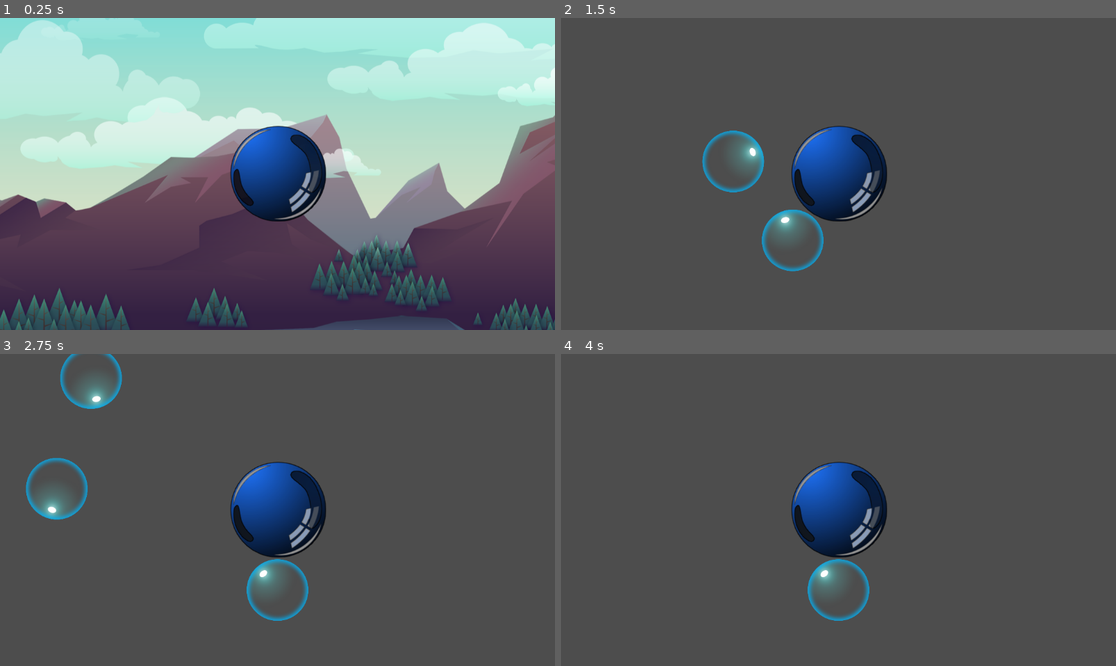
Above: before the commit, frames 1-4 (two rows, left to right).
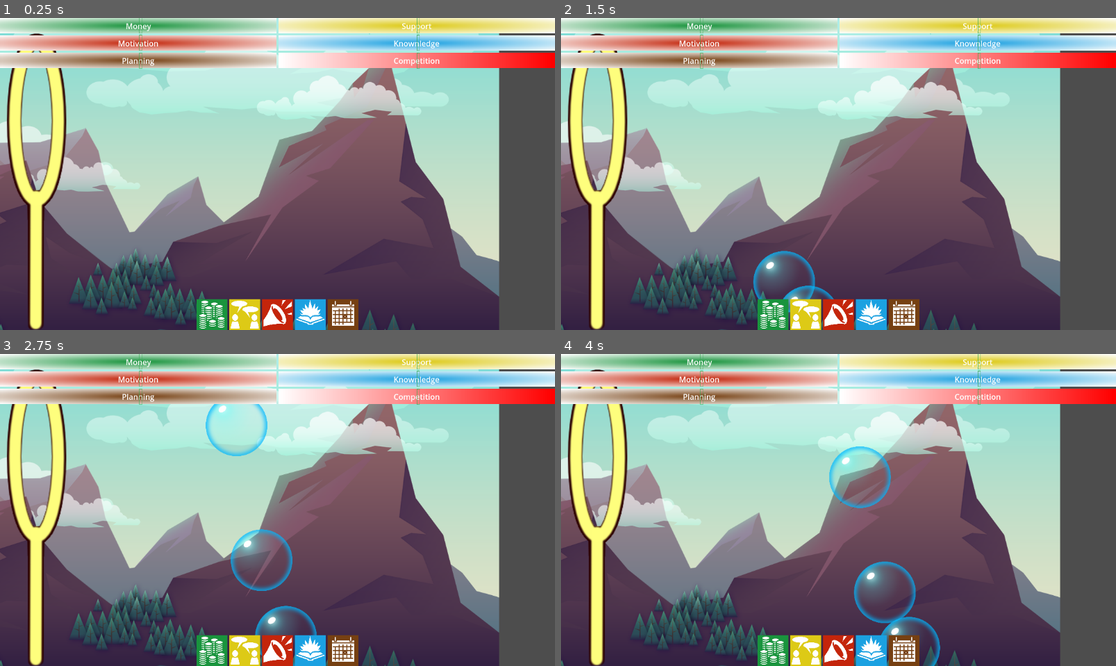
Above: after the commit, the same moments.

Repository: eextreme/GameJam2025Bubbles
Game: Godot game, scene res://GameScene.tscn
Two runs of this game, one before a commit and one after it. Both use one fixed random seed, a clock stepped at 60 frames per second and the inputs below.
Inputs (mouse positions are in pixels of both pictures, inside the frame that each line leads up to):
- Up to frame 1 (0.25 s): no input
- Up to frame 2 (1.5 s): click (771, 314) at 0.52 s; click (805, 314) at 1.27 s
- Up to frame 3 (2.75 s): click (277, 650) at 2.02 s
- Up to frame 4 (4 s): click (871, 650) at 2.77 s; click (905, 650) at 3.52 s

The runs differ from the first frame. In frame 1, 69% of the frame differs, in the area x 0-100%, y 0-100%; in frame 2, 84%; in frame 3, 84%; in frame 4, 85%.
Error before the commit: Parse Error: Could not parse global class "PlayerBubble" from "res://player_bubble.gd". (res://selection_bubble.gd:29)

Commit message:
UI mostly done

Diff:
--- a/GameScene.tscn
+++ b/GameScene.tscn
@@ -1,20 +1,89 @@
-[gd_scene load_steps=6 format=3 uid="uid://djk66ke8w80s8"]
+[gd_scene load_steps=25 format=3 uid="uid://djk66ke8w80s8"]
 
 [ext_resource type="Script" path="res://game_scene.gd" id="1_y4wdy"]
 [ext_resource type="Script" path="res://player_bubble.gd" id="2_404le"]
 [ext_resource type="Texture2D" uid="uid://bsmwwf3i3rs1h" path="res://Art/vecteezy_soap-bubble_36642946.png" id="2_j58jx"]
 [ext_resource type="Texture2D" uid="uid://dn3jwk1pqa1gr" path="res://Art/BG/game_background_1/game_background_1.png" id="4_qk76v"]
+[ext_resource type="Texture2D" uid="uid://cvdnrvw634my4" path="res://Art/Props/bubbleHolder.png" id="5_34ran"]
+[ext_resource type="Texture2D" uid="uid://dpk1mv7q28dpp" path="res://Art/PowerUps/coins.png" id="6_kxd8r"]
+[ext_resource type="Texture2D" uid="uid://bno0qc4rw58m6" path="res://Art/PowerUps/discussion.png" id="7_m2g10"]
+[ext_resource type="Texture2D" uid="uid://cql62jnyys6ky" path="res://Art/PowerUps/bugle-call.png" id="8_8g0an"]
+[ext_resource type="Texture2D" uid="uid://dawgjtdj3vjpm" path="res://Art/PowerUps/enlightenment.png" id="9_mfq08"]
+[ext_resource type="Texture2D" uid="uid://cl7g6dvmrbg0" path="res://Art/PowerUps/calendar.png" id="10_168o0"]
+[ext_resource type="Texture2D" uid="uid://10leo4cdjt8b" path="res://Art/Props/tracker.png" id="11_vgk38"]
 
 [sub_resource type="CircleShape2D" id="CircleShape2D_bdg2g"]
 radius = 103.947
 
-[node name="Node2D" type="Node2D"]
+[sub_resource type="Gradient" id="Gradient_e5lmd"]
+colors = PackedColorArray(0.0980392, 0.580392, 0.239216, 1, 1, 1, 1, 1)
+
+[sub_resource type="GradientTexture2D" id="GradientTexture2D_k35hu"]
+gradient = SubResource("Gradient_e5lmd")
+width = 320
+height = 32
+fill = 1
+fill_from = Vector2(0.5, 0.5)
+
+[sub_resource type="Gradient" id="Gradient_uufo2"]
+colors = PackedColorArray(0.866667, 0.792157, 0.0862745, 1, 1, 1, 1, 1)
+
+[sub_resource type="GradientTexture2D" id="GradientTexture2D_4iwsd"]
+gradient = SubResource("Gradient_uufo2")
+width = 320
+height = 32
+fill = 1
+fill_from = Vector2(0.5, 0.5)
+
+[sub_resource type="Gradient" id="Gradient_f7uiq"]
+colors = PackedColorArray(0.768627, 0.145098, 0.0431373, 1, 1, 1, 1, 1)
+
+[sub_resource type="GradientTexture2D" id="GradientTexture2D_m4xx1"]
+gradient = SubResource("Gradient_f7uiq")
+height = 32
+fill = 1
+fill_from = Vector2(0.5, 0.5)
+
+[sub_resource type="Gradient" id="Gradient_oi6se"]
+colors = PackedColorArray(0.105882, 0.631373, 0.882353, 1, 1, 1, 1, 1)
+
+[sub_resource type="GradientTexture2D" id="GradientTexture2D_kyllo"]
+gradient = SubResource("Gradient_oi6se")
+height = 32
+fill = 1
+fill_from = Vector2(0.5, 0.5)
+
+[sub_resource type="Gradient" id="Gradient_87r1e"]
+colors = PackedColorArray(0.462745, 0.25098, 0.0705882, 1, 1, 1, 1, 1)
+
+[sub_resource type="GradientTexture2D" id="GradientTexture2D_rtap0"]
+gradient = SubResource("Gradient_87r1e")
+height = 32
+fill = 1
+fill_from = Vector2(0.5, 0.5)
+
+[sub_resource type="Gradient" id="Gradient_lwrb5"]
+colors = PackedColorArray(1, 1, 1, 1, 1, 0, 0, 1)
+
+[sub_resource type="GradientTexture2D" id="GradientTexture2D_8es61"]
+gradient = SubResource("Gradient_lwrb5")
+height = 32
+
+[node name="Node2D" type="Node2D" node_paths=PackedStringArray("moneyMag", "supportMag", "motivationMag", "knowledgeMag", "planningMag", "competitionMag")]
 script = ExtResource("1_y4wdy")
-
-[node name="PlayerBody" type="RigidBody2D" parent="." groups=["target"]]
+moneyMag = NodePath("CanvasLayer/MarginContainer/NinePatchRect/GridContainer/Money/MoneyTrack")
+supportMag = NodePath("CanvasLayer/MarginContainer/NinePatchRect/GridContainer/PublicSupport/SupportTrack")
+motivationMag = NodePath("CanvasLayer/MarginContainer/NinePatchRect/GridContainer/Motivation/MotivationTrack")
+knowledgeMag = NodePath("CanvasLayer/MarginContainer/NinePatchRect/GridContainer/Knowledge/KnowledgeTrack")
+planningMag = NodePath("CanvasLayer/MarginContainer/NinePatchRect/GridContainer/Organization/PlanningTrack")
+competitionMag = NodePath("CanvasLayer/MarginContainer/NinePatchRect/GridContainer/Competition/CompetitionTrack")
+
+[node name="PlayerBody" type="RigidBody2D" parent="." node_paths=PackedStringArray("camera") groups=["target"]]
+visible = false
 contact_monitor = true
 max_contacts_reported = 3
 script = ExtResource("2_404le")
+camera = NodePath("Camera2D")
 
 [node name="Sprite2D" type="Sprite2D" parent="PlayerBody"]
 texture = ExtResource("2_j58jx")
@@ -23,6 +92,7 @@
 shape = SubResource("CircleShape2D_bdg2g")
 
 [node name="Camera2D" type="Camera2D" parent="PlayerBody"]
+offset = Vector2(500, 0)
 
 [node name="ParallaxBackground" type="ParallaxBackground" parent="."]
 
@@ -31,3 +101,271 @@
 
 [node name="Sprite2D" type="Sprite2D" parent="ParallaxBackground/ParallaxLayer"]
 texture = ExtResource("4_qk76v")
+
+[node name="blower" type="Sprite2D" parent="."]
+scale = Vector2(1.5, 1.5)
+texture = ExtResource("5_34ran")
+
+[node name="CanvasLayer" type="CanvasLayer" parent="."]
+
+[node name="MarginContainer" type="MarginContainer" parent="CanvasLayer"]
+anchors_preset = 15
+anchor_right = 1.0
+anchor_bottom = 1.0
+grow_horizontal = 2
+grow_vertical = 2
+
+[node name="NinePatchRect" type="NinePatchRect" parent="CanvasLayer/MarginContainer"]
+layout_mode = 2
+
+[node name="GridContainer" type="GridContainer" parent="CanvasLayer/MarginContainer/NinePatchRect"]
+custom_minimum_size = Vector2(0, 200)
+layout_mode = 1
+anchors_preset = 10
+anchor_right = 1.0
+offset_bottom = 104.0
+grow_horizontal = 2
+columns = 2
+
+[node name="Money" type="TextureRect" parent="CanvasLayer/MarginContainer/NinePatchRect/GridContainer"]
+layout_mode = 2
+size_flags_horizontal = 3
+texture = SubResource("GradientTexture2D_k35hu")
+
+[node name="Label" type="Label" parent="CanvasLayer/MarginContainer/NinePatchRect/GridContainer/Money"]
+layout_mode = 1
+anchors_preset = 8
+anchor_left = 0.5
+anchor_top = 0.5
+anchor_right = 0.5
+anchor_bottom = 0.5
+offset_left = -20.0
+offset_top = -11.5
+offset_right = 20.0
+offset_bottom = 11.5
+grow_horizontal = 2
+grow_vertical = 2
+text = "Money"
+horizontal_alignment = 1
+
+[node name="MoneyTrack" type="TextureRect" parent="CanvasLayer/MarginContainer/NinePatchRect/GridContainer/Money"]
+layout_mode = 1
+anchors_preset = -1
+offset_left = 288.0
+offset_top = -2.0
+offset_right = 358.0
+offset_bottom = 33.0
+texture = ExtResource("11_vgk38")
+expand_mode = 1
+stretch_mode = 4
+
+[node name="PublicSupport" type="TextureRect" parent="CanvasLayer/MarginContainer/NinePatchRect/GridContainer"]
+layout_mode = 2
+size_flags_horizontal = 3
+texture = SubResource("GradientTexture2D_4iwsd")
+
+[node name="Label" type="Label" parent="CanvasLayer/MarginContainer/NinePatchRect/GridContainer/PublicSupport"]
+layout_mode = 1
+anchors_preset = 8
+anchor_left = 0.5
+anchor_top = 0.5
+anchor_right = 0.5
+anchor_bottom = 0.5
+offset_left = -20.0
+offset_top = -11.5
+offset_right = 20.0
+offset_bottom = 11.5
+grow_horizontal = 2
+grow_vertical = 2
+text = "Support"
+horizontal_alignment = 1
+
+[node name="SupportTrack" type="TextureRect" parent="CanvasLayer/MarginContainer/NinePatchRect/GridContainer/PublicSupport"]
+layout_mode = 1
+anchors_preset = -1
+offset_left = 286.0
+offset_top = -2.0
+offset_right = 1150.0
+offset_bottom = 33.0
+texture = ExtResource("11_vgk38")
+expand_mode = 1
+stretch_mode = 4
+
+[node name="Motivation" type="TextureRect" parent="CanvasLayer/MarginContainer/NinePatchRect/GridContainer"]
+layout_mode = 2
+texture = SubResource("GradientTexture2D_m4xx1")
+
+[node name="Label" type="Label" parent="CanvasLayer/MarginContainer/NinePatchRect/GridContainer/Motivation"]
+layout_mode = 1
+anchors_preset = 8
+anchor_left = 0.5
+anchor_top = 0.5
+anchor_right = 0.5
+anchor_bottom = 0.5
+offset_left = -42.0
+offset_top = -11.5
+offset_right = 42.0
+offset_bottom = 11.5
+grow_horizontal = 2
+grow_vertical = 2
+text = "Motivation"
+horizontal_alignment = 1
+
+[node name="MotivationTrack" type="TextureRect" parent="CanvasLayer/MarginContainer/NinePatchRect/GridContainer/Motivation"]
+layout_mode = 1
+anchors_preset = -1
+offset_left = 288.0
+offset_top = -2.0
+offset_right = 358.0
+offset_bottom = 33.0
+texture = ExtResource("11_vgk38")
+expand_mode = 1
+stretch_mode = 4
+
+[node name="Knowledge" type="TextureRect" parent="CanvasLayer/MarginContainer/NinePatchRect/GridContainer"]
+layout_mode = 2
+texture = SubResource("GradientTexture2D_kyllo")
+
+[node name="Label" type="Label" parent="CanvasLayer/MarginContainer/NinePatchRect/GridContainer/Knowledge"]
+layout_mode = 1
+anchors_preset = 8
+anchor_left = 0.5
+anchor_top = 0.5
+anchor_right = 0.5
+anchor_bottom = 0.5
+offset_left = -48.0
+offset_top = -11.5
+offset_right = 48.0
+offset_bottom = 11.5
+grow_horizontal = 2
+grow_vertical = 2
+text = "Knownledge"
+horizontal_alignment = 1
+
+[node name="KnowledgeTrack" type="TextureRect" parent="CanvasLayer/MarginContainer/NinePatchRect/GridContainer/Knowledge"]
+layout_mode = 1
+anchors_preset = -1
+offset_left = 286.0
+offset_top = -2.0
+offset_right = 356.0
+offset_bottom = 33.0
+texture = ExtResource("11_vgk38")
+expand_mode = 1
+stretch_mode = 4
+
+[node name="Organization" type="TextureRect" parent="CanvasLayer/MarginContainer/NinePatchRect/GridContainer"]
+layout_mode = 2
+texture = SubResource("GradientTexture2D_rtap0")
+
+[node name="Label" type="Label" parent="CanvasLayer/MarginContainer/NinePatchRect/GridContainer/Organization"]
+layout_mode = 1
+anchors_preset = 8
+anchor_left = 0.5
+anchor_top = 0.5
+anchor_right = 0.5
+anchor_bottom = 0.5
+offset_left = -34.0
+offset_top = -11.5
+offset_right = 34.0
+offset_bottom = 11.5
+grow_horizontal = 2
+grow_vertical = 2
+text = "Planning"
+horizontal_alignment = 1
+
+[node name="PlanningTrack" type="TextureRect" parent="CanvasLayer/MarginContainer/NinePatchRect/GridContainer/Organization"]
+layout_mode = 1
+anchors_preset = -1
+offset_left = 288.0
+offset_top = -1.0
+offset_right = 358.0
+offset_bottom = 34.0
+texture = ExtResource("11_vgk38")
+expand_mode = 1
+stretch_mode = 4
+
+[node name="Competition" type="TextureRect" parent="CanvasLayer/MarginContainer/NinePatchRect/GridContainer"]
+layout_mode = 2
+texture = SubResource("GradientTexture2D_8es61")
+
+[node name="Label" type="Label" parent="CanvasLayer/MarginContainer/NinePatchRect/GridContainer/Competition"]
+layout_mode = 1
+anchors_preset = 8
+anchor_left = 0.5
+anchor_top = 0.5
+anchor_right = 0.5
+anchor_bottom = 0.5
+offset_left = -48.0
+offset_top = -11.5
+offset_right = 48.0
+offset_bottom = 11.5
+grow_horizontal = 2
+grow_vertical = 2
+text = "Competition"
+horizontal_alignment = 1
+
+[node name="CompetitionTrack" type="TextureRect" parent="CanvasLayer/MarginContainer/NinePatchRect/GridContainer/Competition"]
+layout_mode = 1
+anchors_preset = -1
+offset_left = 286.0
+offset_top = -1.0
+offset_right = 356.0
+offset_bottom = 34.0
+texture = ExtResource("11_vgk38")
+expand_mode = 1
+stretch_mode = 4
+
+[node name="HBoxContainer" type="HBoxContainer" parent="CanvasLayer/MarginContainer/NinePatchRect"]
+layout_mode = 1
+anchors_preset = 12
+anchor_top = 1.0
+anchor_right = 1.0
+anchor_bottom = 1.0
+offset_left = -712.0
+offset_top = -512.0
+offset_right = 712.0
+grow_horizontal = 2
+grow_vertical = 0
+size_flags_horizontal = 4
+size_flags_vertical = 8
+alignment = 1
+
+[node name="Cash" type="TextureButton" parent="CanvasLayer/MarginContainer/NinePatchRect/HBoxContainer"]
+custom_minimum_size = Vector2(64, 64)
+layout_mode = 2
+size_flags_vertical = 8
+texture_normal = ExtResource("6_kxd8r")
+ignore_texture_size = true
+stretch_mode = 4
+
+[node name="PublicSupport" type="TextureButton" parent="CanvasLayer/MarginContainer/NinePatchRect/HBoxContainer"]
+custom_minimum_size = Vector2(64, 64)
+layout_mode = 2
+size_flags_vertical = 8
+texture_normal = ExtResource("7_m2g10")
+ignore_texture_size = true
+stretch_mode = 4
+
+[node name="Motivation" type="TextureButton" parent="CanvasLayer/MarginContainer/NinePatchRect/HBoxContainer"]
+custom_minimum_size = Vector2(64, 64)
+layout_mode = 2
+size_flags_vertical = 8
+texture_normal = ExtResource("8_8g0an")
+ignore_texture_size = true
+stretch_mode = 4
+
+[node name="Knowledge" type="TextureButton" parent="CanvasLayer/MarginContainer/NinePatchRect/HBoxContainer"]
+custom_minimum_size = Vector2(64, 64)
+layout_mode = 2
+size_flags_vertical = 8
+texture_normal = ExtResource("9_mfq08")
+ignore_texture_size = true
+stretch_mode = 4
+
+[node name="Organization" type="TextureButton" parent="CanvasLayer/MarginContainer/NinePatchRect/HBoxContainer"]
+custom_minimum_size = Vector2(64, 64)
+layout_mode = 2
+size_flags_vertical = 8
+texture_normal = ExtResource("10_168o0")
+ignore_texture_size = true
+stretch_mode = 4
--- a/game_scene.gd
+++ b/game_scene.gd
@@ -1,6 +1,11 @@
 extends Node2D
-@export var spawners : Node2D
 @onready var bubble = preload("res://selection_bubble.tscn")
+@export var moneyMag : TextureRect
+@export var supportMag : TextureRect
+@export var motivationMag : TextureRect
+@export var knowledgeMag : TextureRect
+@export var planningMag : TextureRect
+@export var competitionMag : TextureRect
 
 # Called when the node enters the scene tree for the first time.
 func _ready() -> void:
--- a/player_bubble.gd
+++ b/player_bubble.gd
@@ -2,16 +2,54 @@
 class_name PlayerBubble
 @onready var support_force : Vector2 = Vector2.ZERO
 
+var volume: float
+var surfaceArea: float
+var surfaceTension: float
+var upForce : Vector2
+var downForce : Vector2
+@export var camera : Camera2D
+
+enum states {
+	LAUNCH,
+	FLYING,
+	POP,
+	GOAL,
+}
+
+var cur_state = states.LAUNCH
 # Called when the node enters the scene tree for the first time.
 func _ready() -> void:
 	mass = 4/3 * PI * 10 * 3.8*pow(10,-4)
 
 	pass # Replace with function body.
-
 # Called every frame. 'delta' is the elapsed time since the previous frame.
 func _physics_process(delta: float) -> void:
-	var downForce = mass * get_gravity()
-	apply_central_force(Vector2(50,0))
-	apply_central_force(Vector2(-))
-	apply_force(support_force.move_toward(Vector2.ZERO,1)-downForce)
+	match cur_state:
+		states.LAUNCH:
+			launchFunction()
+		states.FLYING:
+			flyingFunction()
+		states.POP:
+			popFunction()
+		states.GOAL:
+			goalFunction()
+
+	#states
+	#launch
+	#flying
 	pass
+
+func launchFunction():
+	gravity_scale=0
+	camera.offset.x=500
+
+	pass
+
+func flyingFunction():
+	pass
+
+func popFunction():
+	pass
+
+func goalFunction():
+	pass
--- a/selection_bubble.gd
+++ b/selection_bubble.gd
@@ -26,11 +26,42 @@
 
 	pass
 
-func supportBubbleEffect(body : PlayerBubble):
-	body.support_force+=3 * (air_d - gas_d) * get_gravity()
+func supportMoney():
+	#Increase Volume, Surface Area
+	#Low - insignificant, fragile
+	#Medium - move well with others
+	#High - more money means more cost means
+	pass
+
+func supportPeers():
+	#Increase Lift Force, increase competition and obstacles
+	#Low - low lift, can sink
+	#Medium - hovers comfortably
+	#high - Competition, obstacles, and pirates
+	pass
+
+func supportMotivation():
+	#Increase forward velocity, increase drag, and can miss power-ups
+	#Low - slow forward velocity
+	#Medium - good forward velocity
+	#High - fast forward velocity, change to miss power-ups
+	pass
+
+func supportKnowledge():
+	#Increased stability, increased density,
+	#Low - easily popped
+	#Medium - Can handle most obstacles
+	#High - Can handle any obstacle, but slow and heavy
+	pass
+
+func supportOrganization():
+	#Float stability, float amplitude
+	#Low high float amplitude
+	#Medium mostly stable
+	#High straight line
 	pass
 
 func _on_body_entered(body: Node2D) -> void:
 	if body.is_class("PlayerBubble"):
-		supportBubbleEffect(body)
+		print("absorbed")
 	pass # Replace with function body.
Binary file added: Art/PowerUps/bugle-call.png
Not shown, added: Art/PowerUps/bugle-call.png.import
Binary file added: Art/PowerUps/calendar.png
Not shown, added: Art/PowerUps/calendar.png.import
Binary file added: Art/PowerUps/coins.png
Not shown, added: Art/PowerUps/coins.png.import
Binary file added: Art/PowerUps/discussion.png
Not shown, added: Art/PowerUps/discussion.png.import
Binary file added: Art/PowerUps/enlightenment.png
Not shown, added: Art/PowerUps/enlightenment.png.import
Binary file added: Art/Props/bubbleHolder.png
Not shown, added: Art/Props/bubbleHolder.png.import
(and 3 more such lines)
